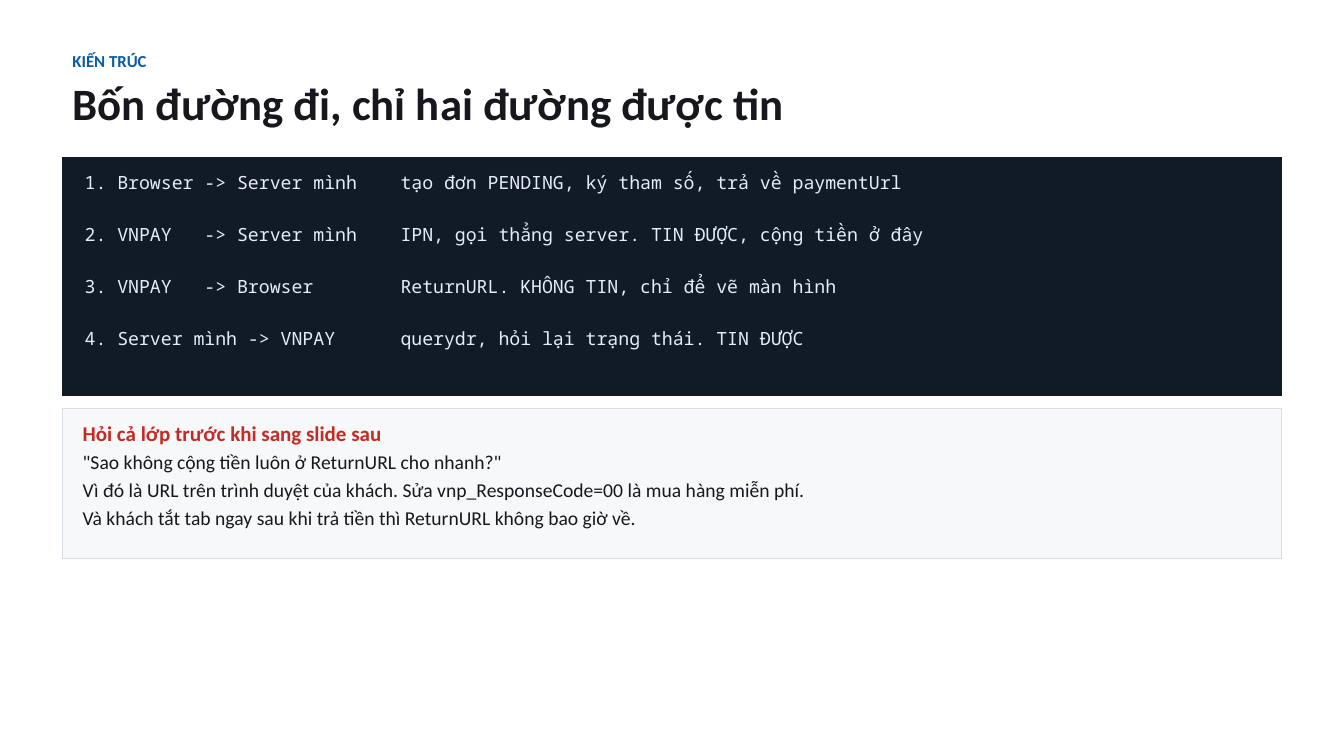
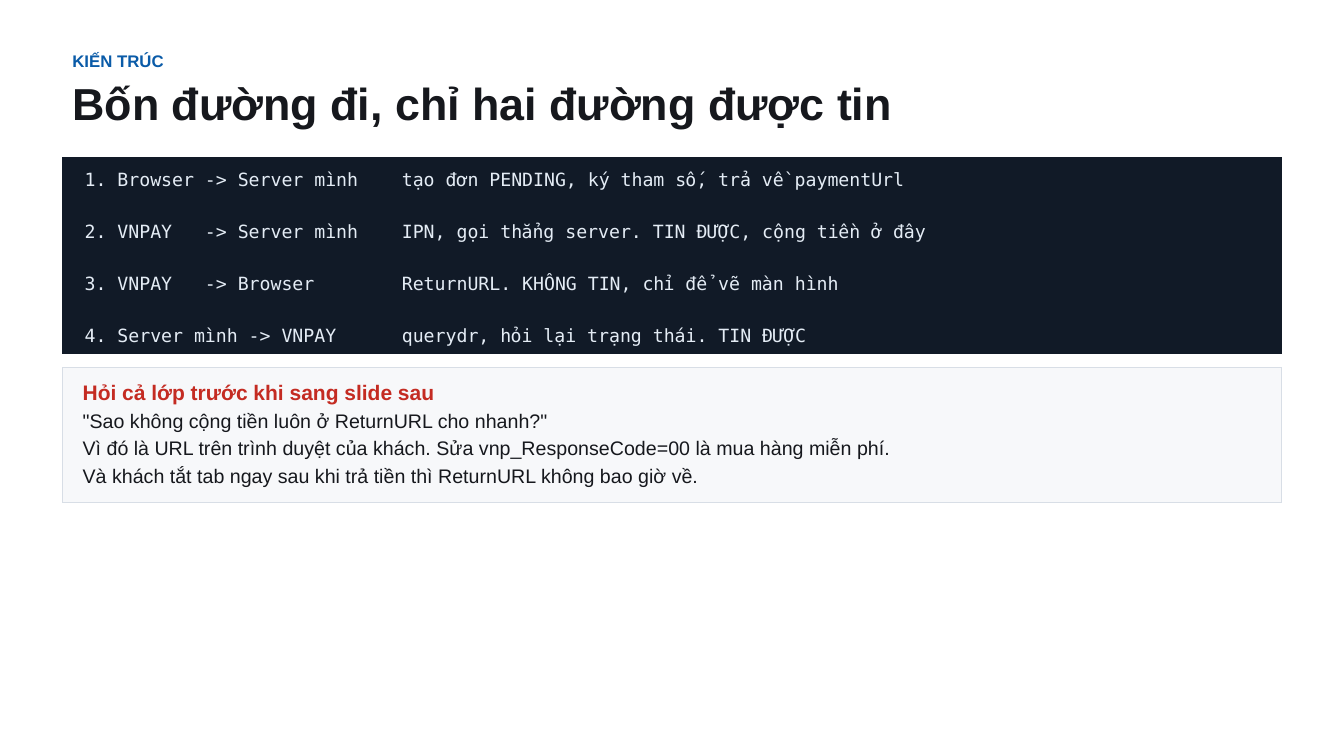
Before and after one commit to conchocon154/vnpay-seminar, a slide deck: slide 3 of VNPAY-seminar.pptx. Drawn at 1344x756 pixels with LibreOffice and Linux fonts; fonts in the diff are those of the drawing. Boxes give left, top, right and bottom in pixels: in the first picture for what was removed or moved away, otherwise in the second. Text is boxed around its words. In the diff, an @@ line names an element or a change of style, - is before the commit and + after.

```diff
--- a/VNPAY-seminar.pptx
+++ b/VNPAY-seminar.pptx
@@ text "KIẾN TRÚC" at bbox=[72, 53, 892, 129]: font Calibri to Arial @@
@@ rectangle "1. Browser -> Server mình ...": place and size @@
-rectangle "1. Browser -> Server mình ..." at bbox=[63, 157, 1281, 396]
+rectangle "1. Browser -> Server mình ..." at bbox=[63, 157, 1281, 354]
@@ rectangle "1. Browser -> Server mình ..." at bbox=[63, 157, 1281, 354]: font Noto Sans Mono to DejaVu Sans Mono @@
@@ rectangle "Hỏi cả lớp trước khi ..." at bbox=[63, 367, 1281, 502]: font Calibri to Arial @@
@@ rectangle "Hỏi cả lớp trước khi ...": place and size @@
-rectangle "Hỏi cả lớp trước khi ..." at bbox=[63, 409, 1281, 560]
+rectangle "Hỏi cả lớp trước khi ..." at bbox=[63, 367, 1281, 502]
```
Also in this commit, not shown: 18 other slides changed, 1 other file.
